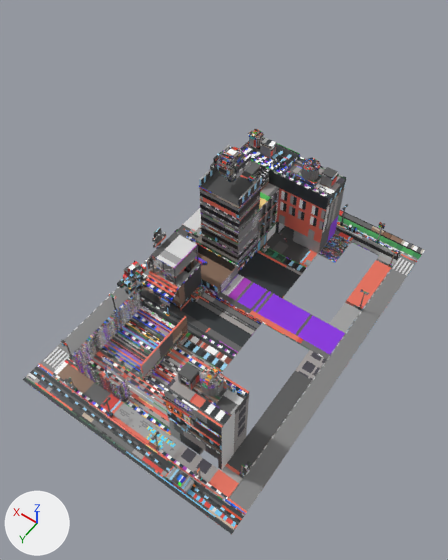
A saved change to the glTF model public/world/Block_PH.glb.
Camera for both pictures: a 50 mm camera at (-5.54, 1.6, 5.6) aimed at (-3.2, -1.68, 0.45). The lights are fixed; the arrows at lower left show +X, +Y and +Z. Where no turn or scale is listed for an object, it has been applied to the vertices. Vertices at the same position are counted once.

Script lines for the objects in view, before the commit:
```python
me_mesh = bpy.data.meshes.new('Mesh')
me_mesh.from_pydata(...)  # 23683 vertices, 42884 faces; spans x -4.68..-2.08, y -3.73..0.27, z -0.02..1.55
me_mesh.materials.append(mat_block_ph_material)  # picture img_block_ph
ob_block_ph = bpy.data.objects.new('Block_PH', me_mesh)
ob_block_ph.location = (0.0, 0.0, 0.0)
```
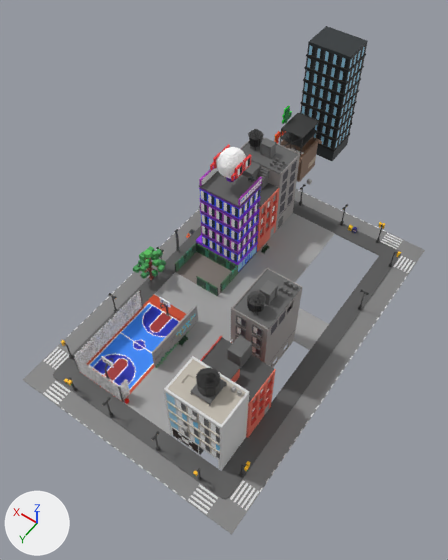
Location of each change, [x1, y1, x2, y2] in pixels of the pictures (448 x 560 px; the box of a moved part takes in the faces that stretch with it):
'Block_PH', reshaped
    before: [23, 129, 425, 534]
    after: [23, 26, 425, 534]
part 1 of me_mesh, moved or reshaped
    before: [152, 228, 166, 248]
    after: [282, 106, 292, 124]
part 2 of me_mesh, moved or reshaped
    before: [145, 256, 154, 269]
    after: [274, 131, 281, 144]
part 3 of me_mesh, added
    after: [279, 113, 322, 182]
part 4 of me_mesh, added (black)
    after: [300, 26, 368, 161]
part 5 of me_mesh, moved or reshaped
    before: [23, 155, 378, 534]
    after: [95, 155, 373, 474]
part 6 of me_mesh, surface changed
    both: [23, 129, 425, 534]

The change in detail:
me_mesh is used by ob_block_ph; location (0.0, 0.0, 0.0).
me_mesh had 23683 vertices, 42884 faces and spanned x -4.68..-2.08, y -3.73..0.27, z -0.02..1.55.
me_mesh now has 23245 vertices, 42072 faces and spans x -4.68..-2.08, y -4.88..0.27, z -0.02..1.56.
me_mesh part 1: the loose piece of 162 vertices spanning x -2.49..-2.46, y -1.64..-1.44, z 0.66..0.89 is moved by (0.0, -2.51, 0.0).
me_mesh part 2: the loose piece of 50 vertices spanning x -2.48..-2.45, y -1.41..-1.31, z 0.44..0.59 is moved by (0.0, -2.51, 0.0).
me_mesh part 3: a new loose piece of 905 vertices spanning x -2.86..-2.46, y -4.36..-3.73, z 0.0..0.71, in mat_block_ph_material (picture img_block_ph).
me_mesh part 4: a new loose piece of 200 vertices spanning x -3.02..-2.44, y -4.88..-4.44, z 0.0..1.56, in mat_block_ph_material (picture img_block_ph).
me_mesh part 5: 4882 vertices removed from x -4.68..-2.08, y -3.36..0.23, z -0.01..1.19; 3379 vertices added at x -4.48..-2.17, y -3.34..-0.14, z -0.01..1.19.
me_mesh part 6: 34016 kept faces spanning x -4.68..-2.08, y -3.73..0.27, z -0.02..1.55 get new texture (UV) coordinates.
